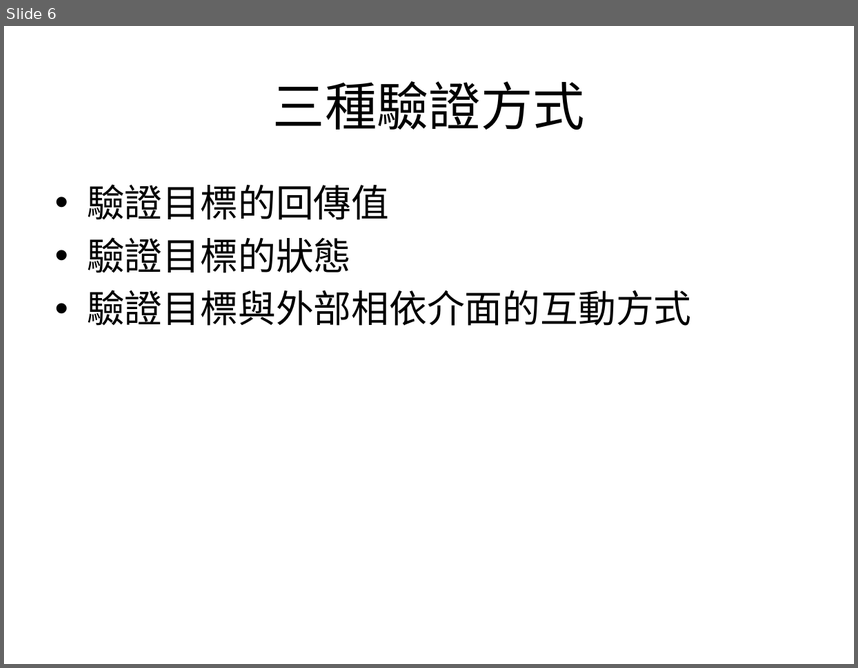
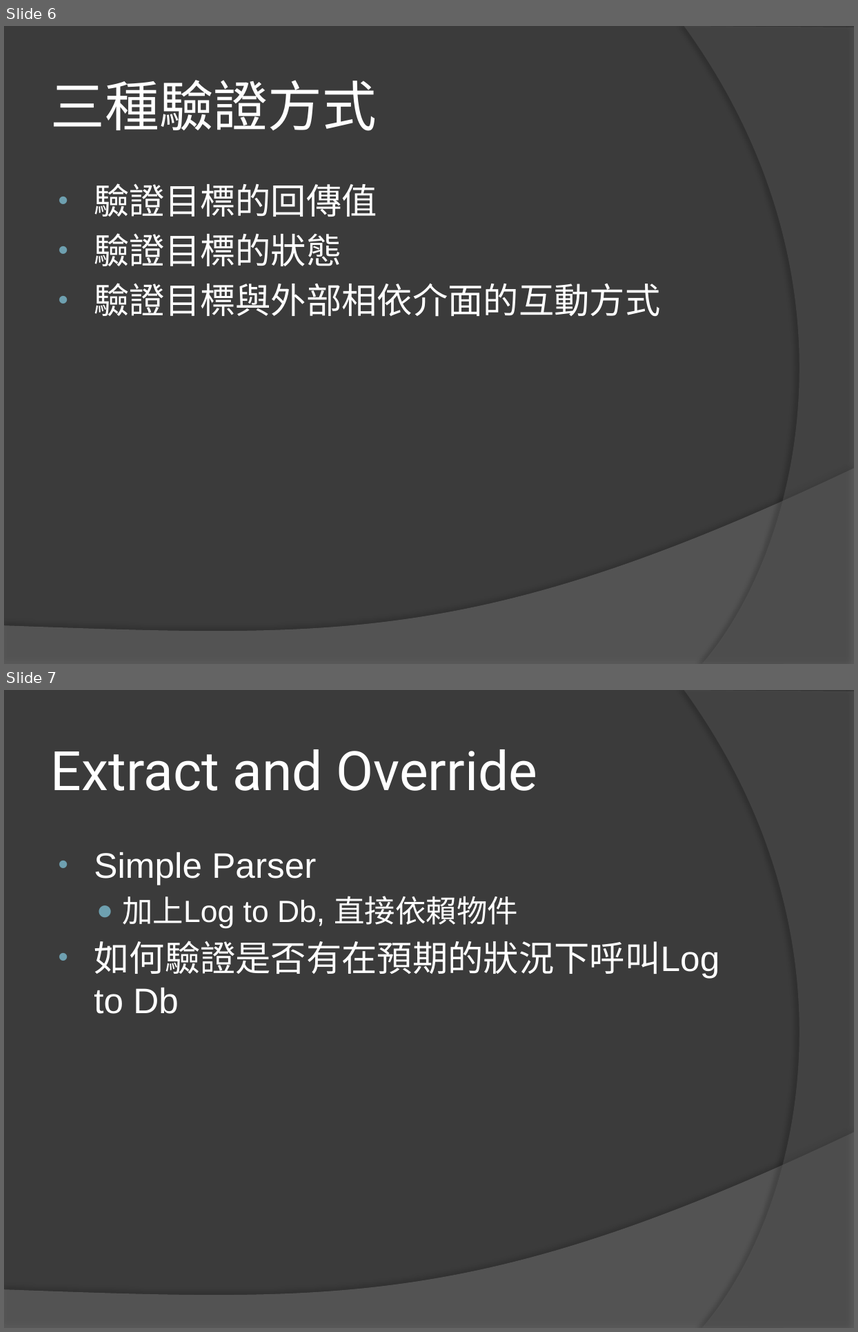
Before and after one commit to lintingwei/UnitTestBasic, a slide deck: Unit Test Basic.pptx. Shown one above the other, each under a label of ours: slide 6 before the commit, slides 6 and 7 after it. The pictures are 858x668 and 858x1332 pixels, drawn with LibreOffice and Linux fonts; fonts in the diff are those of the drawing. Boxes give left, top, right and bottom in pixels: in the first picture for what was removed or moved away, otherwise in the second. Text is boxed around its words. In the diff, an @@ line names an element or a change of style, - is before the commit and + after.

```diff
--- a/Unit Test Basic.pptx
+++ b/Unit Test Basic.pptx
@@ slide 7 added at bbox=[4, 690, 854, 1328], background #3B3B3B; not listed: 2 template elements that a slide beside it also shows @@
@@ title added at bbox=[51, 749, 538, 791], 46 pt, text #FFFFFF @@
+Extract and Override
@@ text added at bbox=[94, 852, 720, 1014], 30 pt, text #FFFFFF @@
+• Simple Parser
+  ● 加上Log to Db, 直接依賴物件
+• 如何驗證是否有在預期的狀況下呼叫Log to Db
@@ slide 6 changed as well @@
@@ background #FFFFFF to #3B3B3B @@
@@ freeform shape added at bbox=[684, 26, 854, 664], fill #5E5E5E at 40% opacity @@
@@ title "三種驗證方式" at bbox=[51, 80, 377, 131]: size 44 to 46 pt, font Calibri to Roboto, text colour #000000 to #FFFFFF; alignment centre to left @@
@@ text "驗證目標的回傳值" at bbox=[94, 183, 660, 316]: size 32 to 30 pt, font Calibri to Arial, text colour #000000 to #FFFFFF; indent changed @@
@@ freeform shape added at bbox=[4, 468, 854, 664], fill #7F7F7F at 45% opacity @@
```
Also in this commit, not shown: 5 other slides changed, 6 other slides added.
